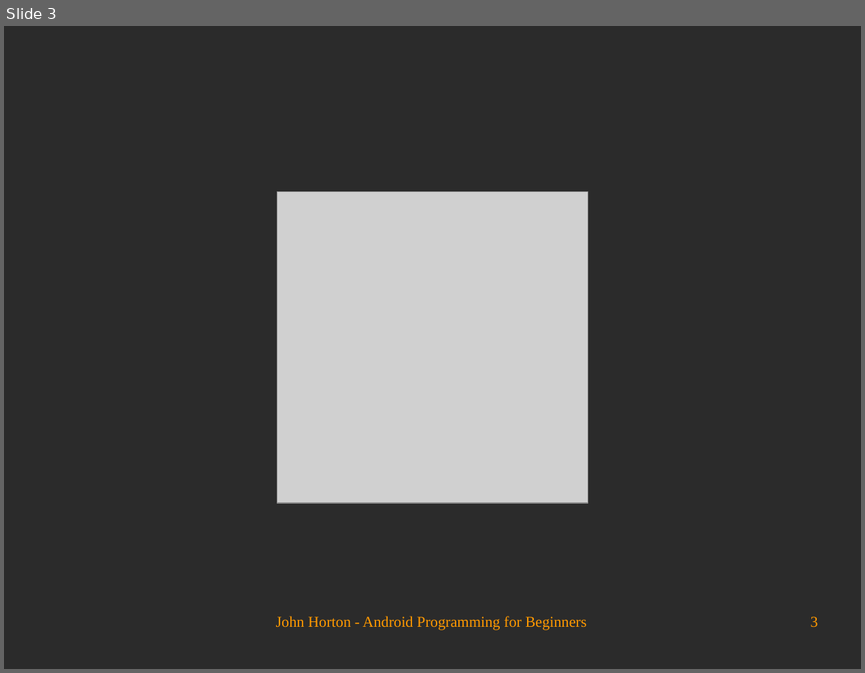
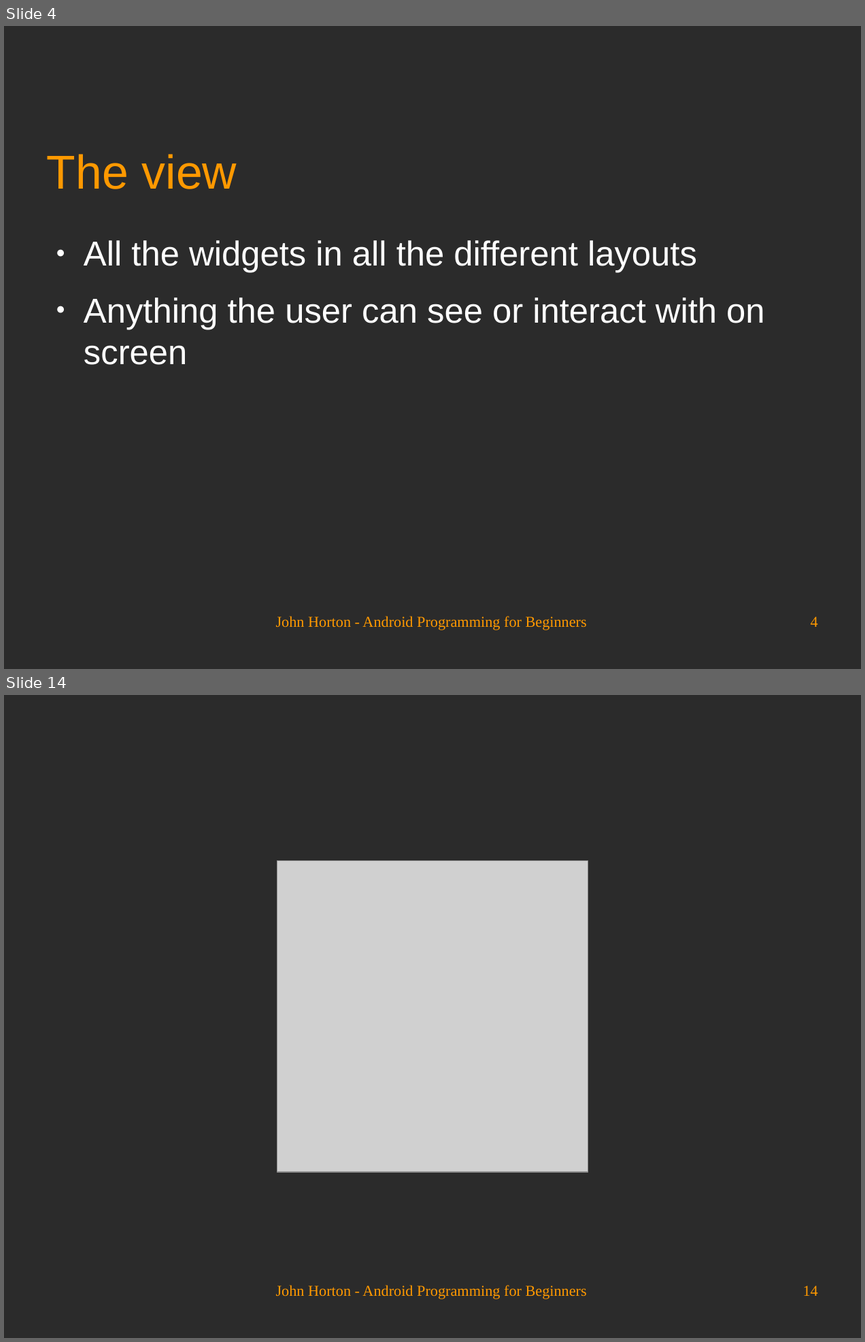
Before and after one commit to Academy-Soft-Intellect/Android-Programming-for-Beginners, a slide deck: 18_Design_Patterns_Fragments_and_the_Real_World.odp. Shown one above the other, each under a label of ours: slide 3 before the commit, slides 4 and 14 after it; the slides between them are not shown. The pictures are 865x673 and 865x1342 pixels, drawn with LibreOffice and Linux fonts; fonts in the diff are those of the drawing; grey boxes stand for pictures; background and template pictures are left out; a plain dark background stands for a picture behind light text. Boxes give left, top, right and bottom in pixels: in the first picture for what was removed or moved away, otherwise in the second. Text is boxed around its words. In the diff, an @@ line names an element or a change of style, - is before the commit and + after.

```diff
--- a/18_Design_Patterns_Fragments_and_the_Real_World.odp
+++ b/18_Design_Patterns_Fragments_and_the_Real_World.odp
@@ slide 4 added at (4, 26, 861, 669), background picture (left out) @@
@@ title added at (47, 154, 237, 189), 44 pt, text #FF9900 @@
+The view
@@ text added at (84, 240, 764, 365), 32 pt, text #FFFFFF @@
+● All the widgets in all the different layouts
+● Anything the user can see or interact with on screen
@@ text added at (276, 616, 587, 630), 14 pt, text #FF9900 @@
+John Horton - Android Programming for Beginners
@@ page number added at (810, 616, 818, 626), 14 pt, text #FF9900 @@
+4
@@ what was slide 3 is now slide 14 @@
@@ page number at (803, 1285, 818, 1295): text changed @@
-3
+14
```
Also in this commit, not shown: 2 slides changed, 10 other slides added.
